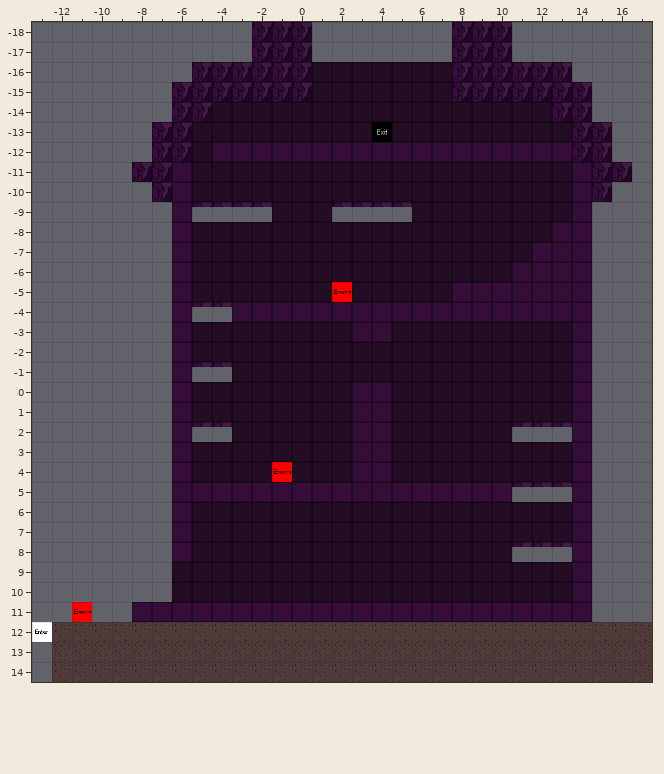
A Tiled map gets an edit: Tiled/Hell/end.tmx. This is how it looked before the edit.
Cells are 32x32 px. Shown: x -13..17, y -18..14.
The same view after the edit:
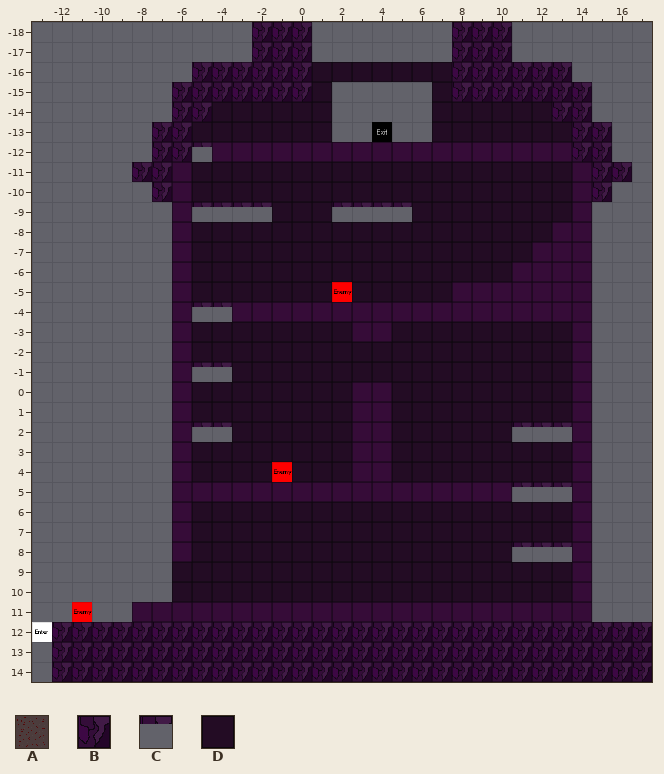
Key: from "tileset": A 5, B 6, C 11, D 16.
_ is an empty cell.
What changed:
Layer "Calque de Tuiles 1":
y -15..-14: x 2..6 DDDDD -> _____
y -13: x 2..3 DD -> __; x 5..6 DD -> __
y -12: x -5 D -> C
y 12..14: x -12..17 AAAAAAAAAAAAAAAAAAAAAAAAAAAAAA -> BBBBBBBBBBBBBBBBBBBBBBBBBBBBBB
Pixel boxes of the changes (left, top, right, bottom) in both pictures:
removed: (332, 82, 432, 142)
changed: (192, 142, 212, 162)
changed: (52, 622, 652, 682)
